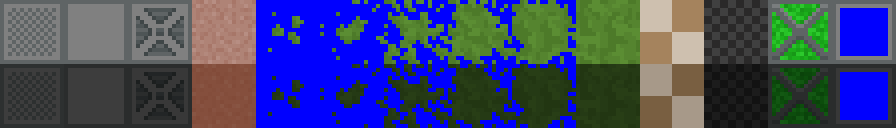
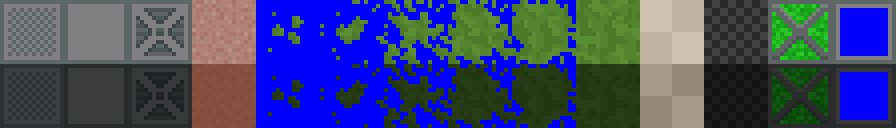
Layers edited between the first and the second 896x128 image:
added layer "Layer 4 copy" above "Layer 4" over (640, 0, 704, 128)
